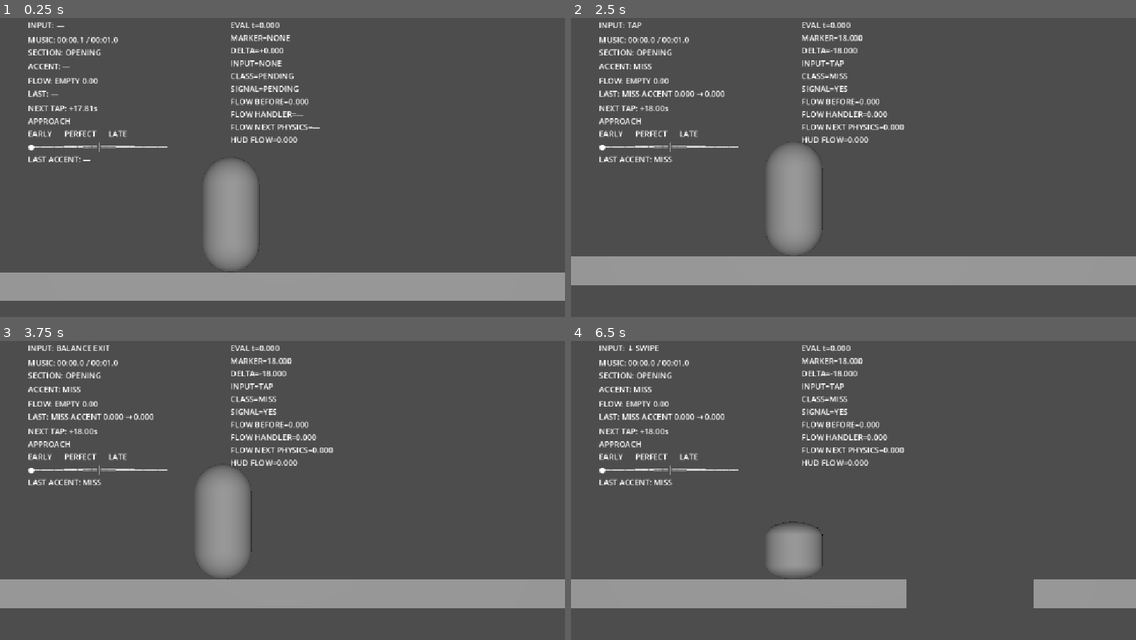
Above: before the commit, frames 1-4 (two rows, left to right).
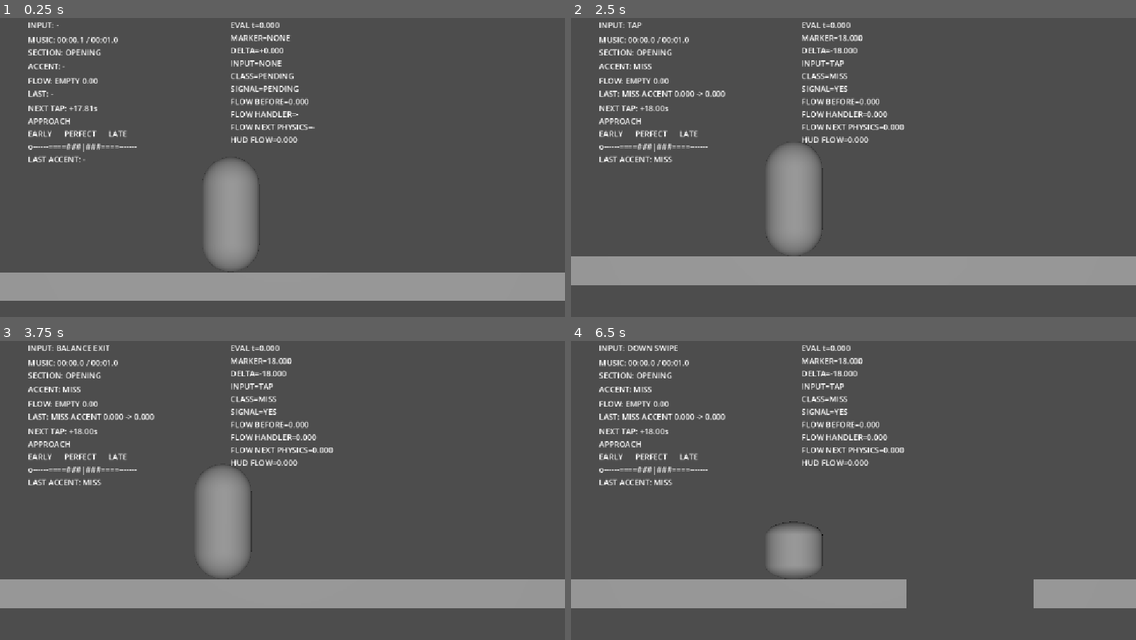
Above: after the commit, the same moments.

Repository: cemtheman/pasderun
Game: Godot game, scene res://scenes/gameplay/generated/graceful_opening_00_30_runtime.tscn
Same seed, same stepped clock (60 frames per second), same inputs: the game is played once before the commit and once after it. Sound files missing from this copy of the repository are replaced by a short silence.
Inputs (mouse positions are in pixels of both pictures, inside the frame that each line leads up to):
- Up to frame 1 (0.25 s): no input
- Up to frame 2 (2.5 s): move the mouse to (977, 143) at 0.52 s; click (977, 143) at 0.67 s; tap Space (jump) at 0.77 s; drag from (740, 173) to (825, 221) at 1.27 s; move the mouse to (910, 89) at 2.02 s; click (910, 89) at 2.17 s
- Up to frame 3 (3.75 s): tap Enter at 2.75 s; drag from (254, 544) to (113, 433) at 2.77 s; move the mouse to (452, 529) at 3.52 s; click (452, 529) at 3.67 s
- Up to frame 4 (6.5 s): tap Space (jump) at 3.77 s; drag from (684, 433) to (768, 400) at 4.27 s; move the mouse to (881, 481) at 5.02 s; click (881, 481) at 5.17 s; drag from (768, 400) to (740, 496) at 5.77 s

The runs differ from the first frame. In frame 1, 0.2% of the frame differs, in the area x 5-57%, y 2-48%; in frame 2, 0.3%; in frame 3, 0.3%; in frame 4, 0.4%, in the area x 5-30%, y 1-45%.

Commit message:
fix: use ascii-safe mobile debug hud

Diff:
--- a/scenes/gameplay/accent_runtime_trace.gd
+++ b/scenes/gameplay/accent_runtime_trace.gd
@@ -122,8 +122,8 @@
 
 func _update_trace() -> void:
 	var marker_text := "NONE" if _marker_time < 0.0 else "%.3f" % _marker_time
-	var handler_text := "—" if not _handler_captured else "%.3f" % _flow_handler
-	var next_text := "—" if not _next_physics_captured else "%.3f" % _flow_next_physics
+	var handler_text := "-" if not _handler_captured else "%.3f" % _flow_handler
+	var next_text := "-" if not _next_physics_captured else "%.3f" % _flow_next_physics
 	trace_label.text = (
 		"EVAL t=%.3f\n"
 		+ "MARKER=%s\n"
--- /dev/null
+++ b/scenes/gameplay/ascii_debug_hud.gd
@@ -0,0 +1,40 @@
+extends CanvasLayer
+
+# Presentation-only compatibility filter for debug labels in Web/mobile builds.
+# Code points keep the source itself ASCII-safe while preserving gameplay sources.
+const ASCII_REPLACEMENTS := {
+	0x2014: "-",  # em dash
+	0x2190: "<-", # left arrow
+	0x2191: "UP", # up arrow
+	0x2192: "->", # right arrow
+	0x2193: "DOWN", # down arrow
+	0x2500: "-",  # box drawing light horizontal
+	0x2502: "|",  # box drawing light vertical
+	0x2501: "=",  # box drawing heavy horizontal
+	0x2550: "#",  # box drawing double horizontal
+	0x25CF: "o",  # black circle
+}
+
+
+func _ready() -> void:
+	process_priority = 1000
+	_sanitize_labels(self)
+
+
+func _process(_delta: float) -> void:
+	_sanitize_labels(self)
+
+
+func _sanitize_labels(node: Node) -> void:
+	for child in node.get_children():
+		if child is Label:
+			var label := child as Label
+			var safe_text := label.text
+			for codepoint: int in ASCII_REPLACEMENTS:
+				safe_text = safe_text.replace(
+					String.chr(codepoint),
+					String(ASCII_REPLACEMENTS[codepoint])
+				)
+			if safe_text != label.text:
+				label.text = safe_text
+		_sanitize_labels(child)
--- a/scenes/gameplay/generated/graceful_opening_00_30_runtime.tscn
+++ b/scenes/gameplay/generated/graceful_opening_00_30_runtime.tscn
@@ -11,6 +11,7 @@
 [ext_resource type="Script" path="res://scenes/gameplay/flow_tracker.gd" id="9_flow"]
 [ext_resource type="Script" path="res://scenes/gameplay/tap_timing_debug.gd" id="10_tap_debug"]
 [ext_resource type="Script" path="res://scenes/gameplay/accent_runtime_trace.gd" id="11_trace"]
+[ext_resource type="Script" path="res://scenes/gameplay/ascii_debug_hud.gd" id="12_ascii_hud"]
 
 [sub_resource type="CapsuleMesh" id="CapsuleMesh_runtime"]
 
@@ -97,13 +98,14 @@
 shape = SubResource("CapsuleShape_runtime")
 
 [node name="DebugHUD" type="CanvasLayer" parent="."]
+script = ExtResource("12_ascii_hud")
 
 [node name="InputDebug" type="Label" parent="DebugHUD"]
 offset_left = 57.0
 offset_top = 40.0
 offset_right = 330.0
 offset_bottom = 63.0
-text = "INPUT: —"
+text = "INPUT: -"
 
 [node name="MusicDebug" type="Label" parent="DebugHUD"]
 offset_left = 57.0
@@ -117,25 +119,25 @@
 offset_top = 124.0
 offset_right = 330.0
 offset_bottom = 147.0
-text = "ACCENT: —"
+text = "ACCENT: -"
 
 [node name="FlowDebug" type="Label" parent="DebugHUD"]
 offset_left = 57.0
 offset_top = 154.0
 offset_right = 390.0
 offset_bottom = 200.0
-text = "FLOW: EMPTY 0.00\nLAST: —"
+text = "FLOW: EMPTY 0.00\nLAST: -"
 
 [node name="TapTimingDebug" type="Label" parent="DebugHUD"]
 offset_left = 57.0
 offset_top = 210.0
 offset_right = 440.0
 offset_bottom = 305.0
-text = "NEXT TAP: —\nAPPROACH\nEARLY      PERFECT      LATE\n──────────────●──────────────\nLAST ACCENT: —"
+text = "NEXT TAP: -\nAPPROACH\nEARLY      PERFECT      LATE\n--------------o--------------\nLAST ACCENT: -"
 
 [node name="AccentRuntimeTrace" type="Label" parent="DebugHUD"]
 offset_left = 470.0
 offset_top = 40.0
 offset_right = 820.0
 offset_bottom = 250.0
-text = "EVAL t=0.000\nMARKER=NONE\nDELTA=+0.000\nINPUT=NONE\nCLASS=PENDING\nSIGNAL=PENDING\nFLOW BEFORE=0.000\nFLOW HANDLER=—\nFLOW NEXT PHYSICS=—\nHUD FLOW=0.000"
+text = "EVAL t=0.000\nMARKER=NONE\nDELTA=+0.000\nINPUT=NONE\nCLASS=PENDING\nSIGNAL=PENDING\nFLOW BEFORE=0.000\nFLOW HANDLER=-\nFLOW NEXT PHYSICS=-\nHUD FLOW=0.000"
--- a/scenes/gameplay/tap_timing_debug.gd
+++ b/scenes/gameplay/tap_timing_debug.gd
@@ -7,7 +7,7 @@
 @export var debug_label: Label
 
 var _last_playback_time := 0.0
-var _last_classification := "—"
+var _last_classification := "-"
 
 
 func _ready() -> void:
@@ -28,7 +28,7 @@
 func _process(_delta: float) -> void:
 	var playback_time := _playback_time()
 	if playback_time + 0.05 < _last_playback_time:
-		_last_classification = "—"
+		_last_classification = "-"
 	_last_playback_time = playback_time
 	_update_cue(playback_time)
 
@@ -36,7 +36,7 @@
 func _update_cue(playback_time: float) -> void:
 	var opportunity: Dictionary = musicality.call("get_next_accent_opportunity", playback_time)
 	if opportunity.is_empty():
-		debug_label.text = "NEXT TAP: —\nNO UPCOMING TAP OPPORTUNITY\nLAST ACCENT: %s" % _last_classification
+		debug_label.text = "NEXT TAP: -\nNO UPCOMING TAP OPPORTUNITY\nLAST ACCENT: %s" % _last_classification
 		return
 
 	var windows: Dictionary = musicality.call("get_timing_windows")
@@ -46,7 +46,7 @@
 	var absolute_delta := absf(delta)
 	var cue_state := "APPROACH"
 	if absolute_delta <= float(windows["early_late"]):
-		cue_state = ">>> TAP NOW — %s <<<" % _window_region(delta, windows)
+		cue_state = ">>> TAP NOW - %s <<<" % _window_region(delta, windows)
 
 	debug_label.text = "NEXT TAP: %+.2fs\n%s\n%s\nLAST ACCENT: %s" % [
 		seconds_until,
@@ -82,15 +82,15 @@
 			float(index) / float(INDICATOR_WIDTH - 1)
 		)
 		var distance := absf(sample_delta)
-		var character := "─"
+		var character := "-"
 		if distance <= good_window:
-			character = "━"
+			character = "="
 		if distance <= perfect_window:
-			character = "═"
+			character = "#"
 		if index == center:
-			character = "│"
+			character = "|"
 		if index == marker_position:
-			character = "●"
+			character = "o"
 		characters.append(character)
 	return "EARLY      PERFECT      LATE\n%s" % "".join(characters)
 
Not shown: 1 places in scenes/gameplay/generated/graceful_opening_00_30_runtime.tscn that only renumber resources
Not shown, added: tools/music_analyzer/test_ascii_mobile_debug_hud.py
Not shown, changed: tools/music_analyzer/test_tap_timing_debug.py
